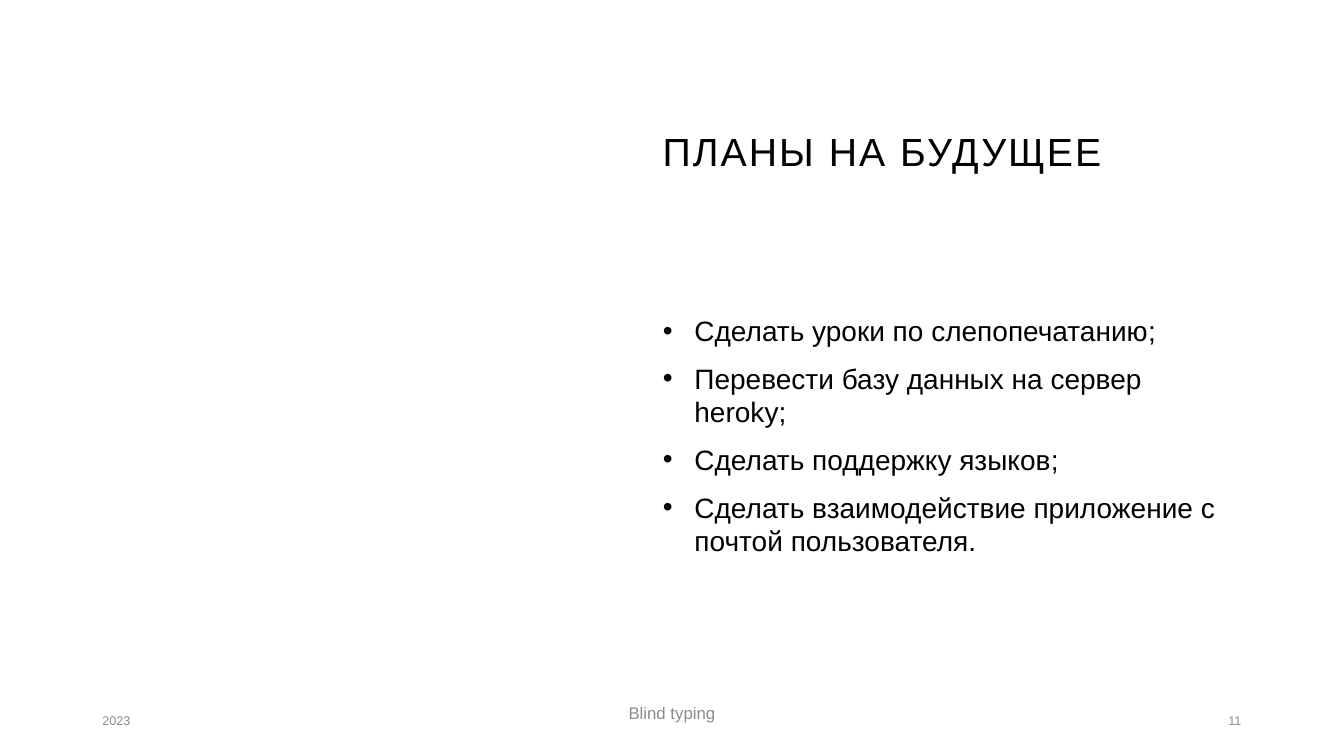
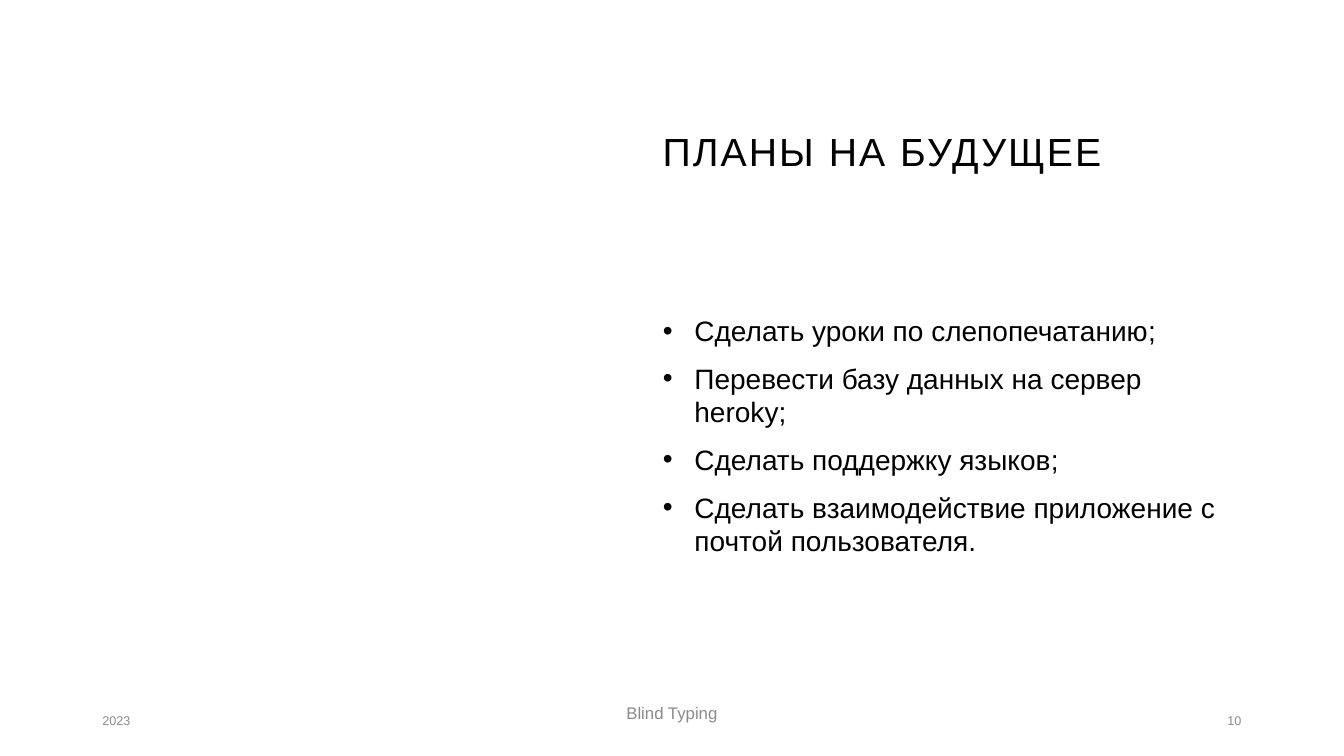
Before and after one commit to kblc9l/pythonProject, a slide deck: slide 10 of for_presentation_project/Blind Typing.pptx (slide 11 before the commit). Drawn at 1344x756 pixels with LibreOffice and Linux fonts; fonts in the diff are those of the drawing; background and template pictures are left out. Boxes give left, top, right and bottom in pixels: in the first picture for what was removed or moved away, otherwise in the second. Text is boxed around its words. In the diff, an @@ line names an element or a change of style, - is before the commit and + after.

```diff
--- a/for_presentation_project/Blind Typing.pptx
+++ b/for_presentation_project/Blind Typing.pptx
@@ text at (626,707,717,723): text changed @@
-Blind typing
+Blind Typing
@@ page number at (1227,716,1241,725): text changed @@
-11
+10
```
Also in this commit, not shown: 6 other slides changed, 1 slide removed, 1 other file.
